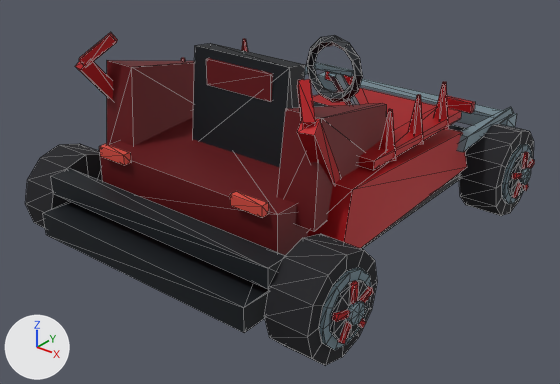
One commit to the glTF model DLC/KillBill/assets/kart/kill-bill/beatrix-kiddo-kb/kart.glb: the scene before it, then after it.
Camera for both pictures: a camera (50 mm lens) standing at (2.93, -3.82, 2.55) and looking at (0.05, -0.22, 0.32). Arrows for +X, +Y and +Z are at lower left; the lights stay in place. The picture after the commit comes second. Mesh edges are drawn as thin lines. Where no turn or scale is listed for an object, it has been applied to the vertices. Vertices at exactly the same position are counted once.

The older version as bpy lines, for what is in view:
```python
me_chassis = bpy.data.meshes.new('chassis')
me_chassis.from_pydata(...)  # 356 vertices, 576 faces; spans x -1.07..1.07, y -1.45..1.6, z 0.23..1.38
me_chassis.materials.append(mat_chassis_vertex_colours)
me_wheel_front_right = bpy.data.meshes.new('wheel-front-right')
me_wheel_front_right.from_pydata(...)  # 132 vertices, 228 faces; spans x -0.135..0.22, y -0.31..0.31, z -0.31..0.31
me_wheel_front_right.materials.append(mat_wheel_vertex_colours)
me_wheel_rear_left = bpy.data.meshes.new('wheel-rear-left')
me_wheel_rear_left.from_pydata(...)  # 132 vertices, 228 faces; spans x -0.22..0.135, y -0.31..0.31, z -0.31..0.31
me_wheel_rear_left.materials.append(mat_wheel_vertex_colours)
me_wheel_rear_right = bpy.data.meshes.new('wheel-rear-right')
me_wheel_rear_right.from_pydata(...)  # 132 vertices, 228 faces; spans x -0.135..0.22, y -0.31..0.31, z -0.31..0.31
me_wheel_rear_right.materials.append(mat_wheel_vertex_colours)
ob_chassis = bpy.data.objects.new('chassis', me_chassis)
ob_chassis.location = (0.0, 0.0, 0.0)
ob_wheel_front_right = bpy.data.objects.new('wheel-front-right', me_wheel_front_right)
ob_wheel_front_right.location = (0.995, 1.05, 0.31)
ob_wheel_rear_left = bpy.data.objects.new('wheel-rear-left', me_wheel_rear_left)
ob_wheel_rear_left.location = (-0.995, -1.05, 0.31)
ob_wheel_rear_right = bpy.data.objects.new('wheel-rear-right', me_wheel_rear_right)
ob_wheel_rear_right.location = (0.995, -1.05, 0.31)
```
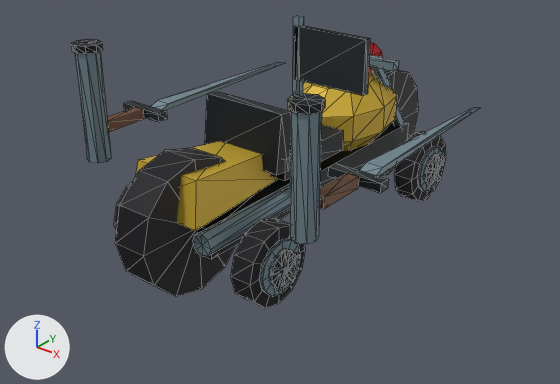
Changed parts and their boxes [x1, y1, x2, y2] in the pictures (560 x 384 px; the box of a moved part takes in the faces that stretch with it):
'chassis', deleted: before [43, 32, 516, 333]
'identity-motorbike-motorbike-tank-and-fork', added: after [115, 42, 418, 296]
'wheel-rear-right', reshaped, moved (34% narrower, 31% shorter): before [264, 234, 377, 365]; after [231, 218, 305, 308]
'identity-motorbike-motif-exhaust', added: after [71, 39, 325, 244]
'wheel-front-right', reshaped, moved (32% narrower, 24% shorter): before [459, 124, 535, 216]; after [395, 131, 446, 201]
'identity-motorbike-driver-cockpit', added: after [205, 92, 343, 181]
'identity-motorbike-motif-swords', added: after [107, 62, 480, 209]
'identity-motorbike-motif-flag', added: after [293, 16, 370, 96]
'wheel-rear-left', reshaped, moved (mostly hidden afterwards): before [25, 144, 103, 228]; after [114, 182, 132, 231]
part 2 of me_wheel_front_right, added: after [424, 155, 441, 184]
part 3 of me_wheel_front_right, added: after [433, 153, 439, 171]
part 4 of me_wheel_front_right, rebuilt (32% narrower, 24% shorter): before [459, 124, 534, 216]; after [395, 131, 446, 201]
part 5 of me_wheel_front_right, deleted: before [509, 152, 535, 199]
part 6 of me_wheel_front_right, moved or reshaped: before [502, 144, 532, 204]; after [425, 158, 445, 187]
part 7 of me_wheel_rear_right, added: after [270, 250, 296, 286]
part 8 of me_wheel_rear_right, added: after [282, 248, 289, 269]
part 9 of me_wheel_rear_right, rebuilt (34% narrower, 31% shorter): before [264, 234, 377, 365]; after [231, 218, 305, 308]
part 10 of me_wheel_rear_right, deleted: before [330, 280, 373, 344]
part 11 of me_wheel_rear_right, moved or reshaped: before [319, 267, 371, 350]; after [269, 253, 300, 291]

Diff of the bpy script that builds the scene:
```diff
--- a/DLC/KillBill/assets/kart/kill-bill/beatrix-kiddo-kb/kart.glb.py
+++ b/DLC/KillBill/assets/kart/kill-bill/beatrix-kiddo-kb/kart.glb.py
@@ me_wheel_rear_left @@
-me_wheel_rear_left.from_pydata(...)  # 132 vertices, 228 faces; spans x -0.22..0.135, y -0.31..0.31, z -0.31..0.31
+me_wheel_rear_left.from_pydata(...)  # 113 vertices, 196 faces; spans x -0.128..0.07, y -0.25..0.25, z -0.25..0.25
+# me_wheel_rear_left part 1: the loose piece of 26 vertices spanning x -0.135..0.135, y -0.31..0.31, z -0.31..0.31 is rebuilt with 51 vertices and now spans x -0.094..0.07, y -0.25..0.25, z -0.25..0.25
+# other edits to the shape of me_wheel_rear_left do not show in these pictures
 me_wheel_rear_left.materials.append(mat_wheel_vertex_colours)
@@ me_wheel_front_right @@
-me_wheel_front_right.from_pydata(...)  # 132 vertices, 228 faces; spans x -0.135..0.22, y -0.31..0.31, z -0.31..0.31
+me_wheel_front_right.from_pydata(...)  # 113 vertices, 196 faces; spans x -0.07..0.128, y -0.25..0.25, z -0.25..0.25
+# me_wheel_front_right part 2: a new loose piece, a 10-sided cylinder along x spanning x 0.086..0.11, y -0.107..0.107, z -0.112..0.113, in mat_wheel_vertex_colours
+# me_wheel_front_right part 3: a new loose piece, a box spanning x 0.102..0.128, y -0.015..0.015, z 0.0..0.125, in mat_wheel_vertex_colours
+# me_wheel_front_right part 4: the loose piece of 26 vertices spanning x -0.135..0.135, y -0.31..0.31, z -0.31..0.31 is rebuilt with 51 vertices and now spans x -0.07..0.094, y -0.25..0.25, z -0.25..0.25
+# me_wheel_front_right part 5: 7 loose pieces with 80 vertices, spanning x 0.155..0.22, y -0.165..0.165, z -0.161..0.167, are deleted
+# me_wheel_front_right part 6: 26 vertices removed from x 0.133..0.158, y -0.217..0.217, z -0.217..0.217; 32 vertices added at x 0.102..0.128, y -0.124..0.124, z -0.11..0.053
 me_wheel_front_right.materials.append(mat_wheel_vertex_colours)
@@ me_wheel_rear_right @@
-me_wheel_rear_right.from_pydata(...)  # 132 vertices, 228 faces; spans x -0.135..0.22, y -0.31..0.31, z -0.31..0.31
+me_wheel_rear_right.from_pydata(...)  # 113 vertices, 196 faces; spans x -0.07..0.128, y -0.25..0.25, z -0.25..0.25
+# me_wheel_rear_right part 7: a new loose piece, a 10-sided cylinder along x spanning x 0.086..0.11, y -0.107..0.107, z -0.112..0.113, in mat_wheel_vertex_colours
+# me_wheel_rear_right part 8: a new loose piece, a box spanning x 0.102..0.128, y -0.015..0.015, z 0.0..0.125, in mat_wheel_vertex_colours
+# me_wheel_rear_right part 9: the loose piece of 26 vertices spanning x -0.135..0.135, y -0.31..0.31, z -0.31..0.31 is rebuilt with 51 vertices and now spans x -0.07..0.094, y -0.25..0.25, z -0.25..0.25
+# me_wheel_rear_right part 10: 7 loose pieces with 80 vertices, spanning x 0.155..0.22, y -0.165..0.165, z -0.161..0.167, are deleted
+# me_wheel_rear_right part 11: 26 vertices removed from x 0.133..0.158, y -0.217..0.217, z -0.217..0.217; 32 vertices added at x 0.102..0.128, y -0.124..0.124, z -0.11..0.053
 me_wheel_rear_right.materials.append(mat_wheel_vertex_colours)
@@ ob_chassis @@
-ob_chassis = bpy.data.objects.new('chassis', me_chassis)
@@ ob_wheel_rear_left @@
 ob_wheel_rear_left = bpy.data.objects.new('wheel-rear-left', me_wheel_rear_left)
-ob_wheel_rear_left.location = (-0.995, -1.05, 0.31)
+ob_wheel_rear_left.location = (-0.49, -0.87, 0.25)
@@ ob_wheel_front_right @@
 ob_wheel_front_right = bpy.data.objects.new('wheel-front-right', me_wheel_front_right)
-ob_wheel_front_right.location = (0.995, 1.05, 0.31)
+ob_wheel_front_right.location = (0.49, 0.87, 0.25)
@@ ob_wheel_rear_right @@
 ob_wheel_rear_right = bpy.data.objects.new('wheel-rear-right', me_wheel_rear_right)
-ob_wheel_rear_right.location = (0.995, -1.05, 0.31)
+ob_wheel_rear_right.location = (0.49, -0.87, 0.25)
@@ ob_identity_motorbike_motif_flag @@
+ob_identity_motorbike_motif_flag = bpy.data.objects.new('identity-motorbike-motif-flag', me_identity_motorbike_motif_flag)  # a box spanning x 0.702..0.738, y -0.938..-0.902, z 0.7..1.7; a box spanning x 0.71..1.11, y -0.938..-0.902, z 1.4..1.66
+ob_identity_motorbike_motif_flag.location = (0.0, 0.0, 0.0)
@@ ob_identity_motorbike_motif_exhaust @@
+ob_identity_motorbike_motif_exhaust = bpy.data.objects.new('identity-motorbike-motif-exhaust', me_identity_motorbike_motif_exhaust)  # 72 vertices, 128 faces; spans x -0.91..0.91, y -1.07..-0.89, z 0.58..1.33
+ob_identity_motorbike_motif_exhaust.location = (0.0, 0.0, 0.0)
@@ ob_identity_motorbike_motif_swords @@
+ob_identity_motorbike_motif_swords = bpy.data.objects.new('identity-motorbike-motif-swords', me_identity_motorbike_motif_swords)  # 48 vertices, 72 faces; spans x -1.02..1.02, y -0.91..0.98, z 0.74..0.8
+ob_identity_motorbike_motif_swords.location = (0.0, 0.0, 0.0)
@@ ob_identity_motorbike_driver_cockpit @@
+ob_identity_motorbike_driver_cockpit = bpy.data.objects.new('identity-motorbike-driver-cockpit', me_identity_motorbike_driver_cockpit)  # 80 vertices, 140 faces; spans x -0.3..0.3, y -0.557..0.679, z 0.459..1.086
+ob_identity_motorbike_driver_cockpit.location = (0.0, 0.0, 0.0)
@@ ob_identity_motorbike_motorbike_tank_and_fork @@
+ob_identity_motorbike_motorbike_tank_and_fork = bpy.data.objects.new('identity-motorbike-motorbike-tank-and-fork', me_identity_motorbike_motorbike_tank_and_fork)  # 197 vertices, 340 faces; spans x -0.39..0.39, y -1.47..1.47, z 0.01..1.09
+ob_identity_motorbike_motorbike_tank_and_fork.location = (0.0, 0.0, 0.0)
```
